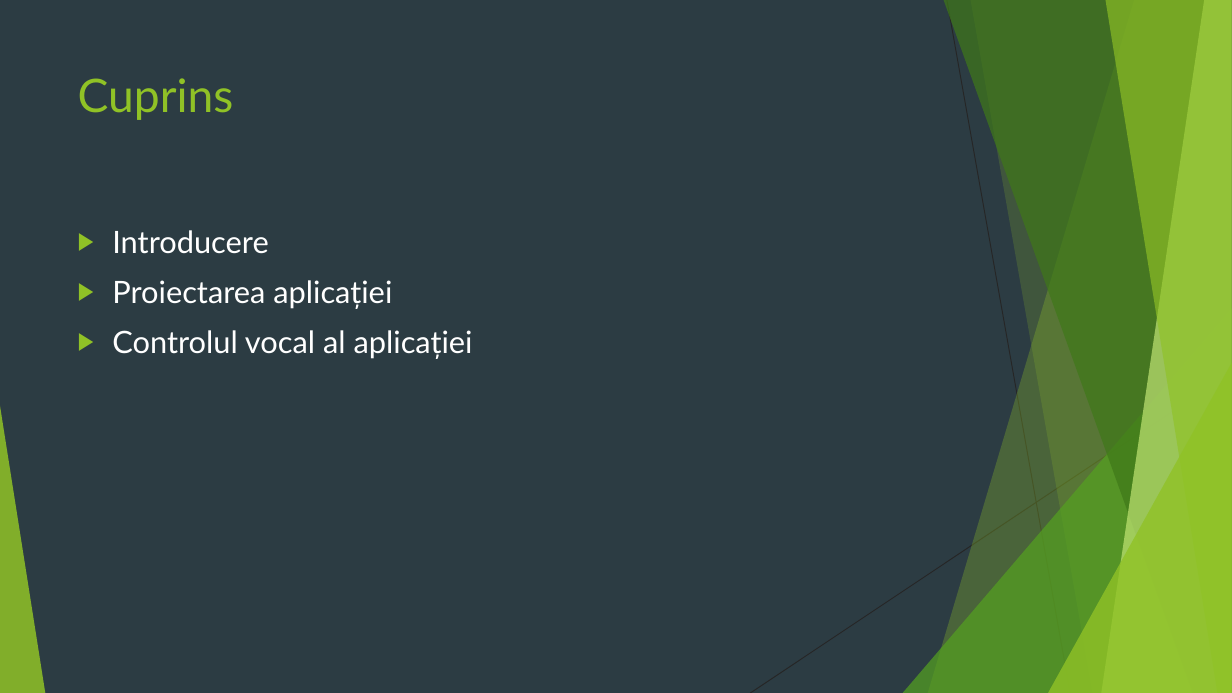
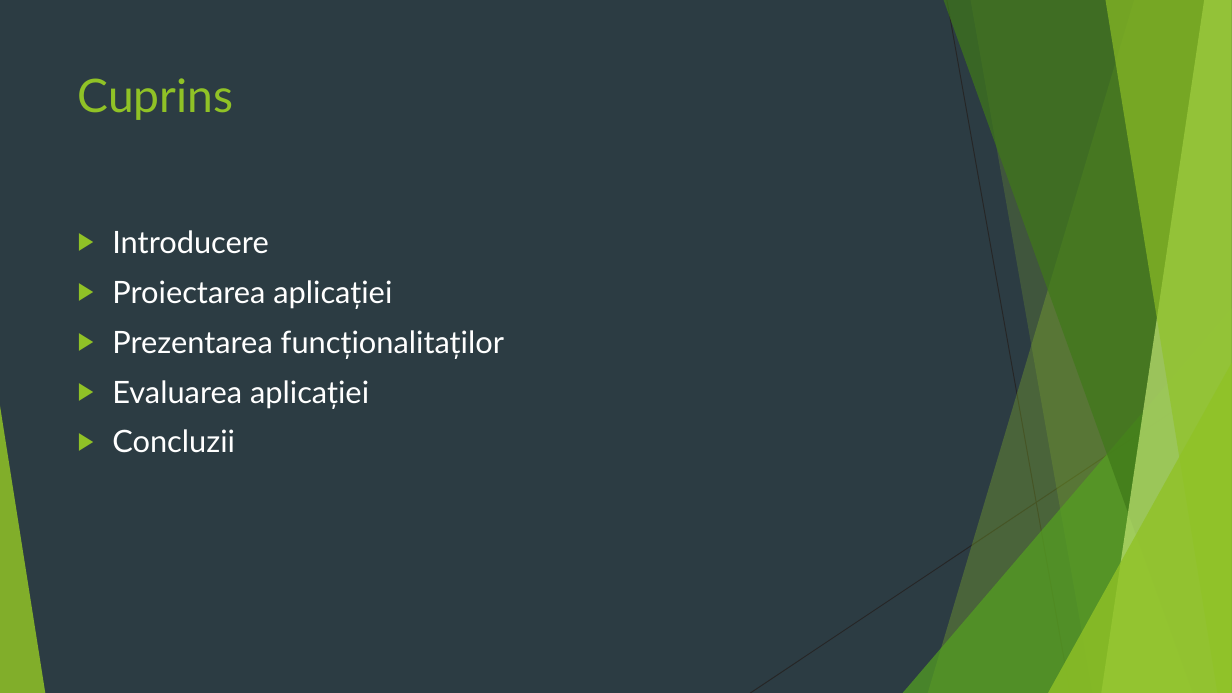
Before and after one commit to Samiicu/lucrareLicentaInformatica2020, a slide deck: slide 2 of Licenta2020BocicuSamuelEmanuel/prezentareLicenta.pptx. Drawn at 1232x693 pixels with LibreOffice and Linux fonts; fonts in the diff are those of the drawing. Boxes give left, top, right and bottom in pixels: in the first picture for what was removed or moved away, otherwise in the second. Text is boxed around its words. In the diff, an @@ line names an element or a change of style, - is before the commit and + after.

```diff
--- a/Licenta2020BocicuSamuelEmanuel/prezentareLicenta.pptx
+++ b/Licenta2020BocicuSamuelEmanuel/prezentareLicenta.pptx
@@ text at bbox=[112, 330, 504, 453]: text changed @@
-▶ Controlul vocal al aplicației
+▶ Prezentarea funcționalitaților
+▶ Evaluarea aplicației
+▶ Concluzii
```
Also in this commit, not shown: 9 other slides changed, 23 slides added, 1 slide removed.
